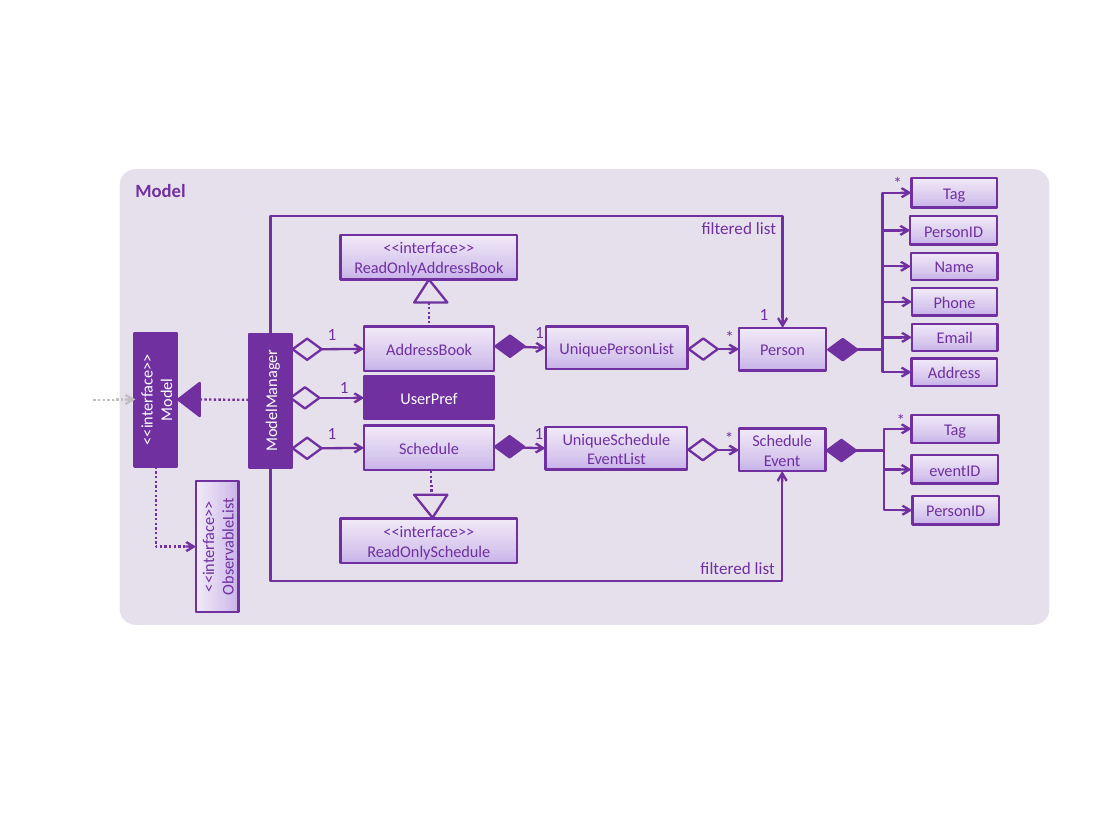
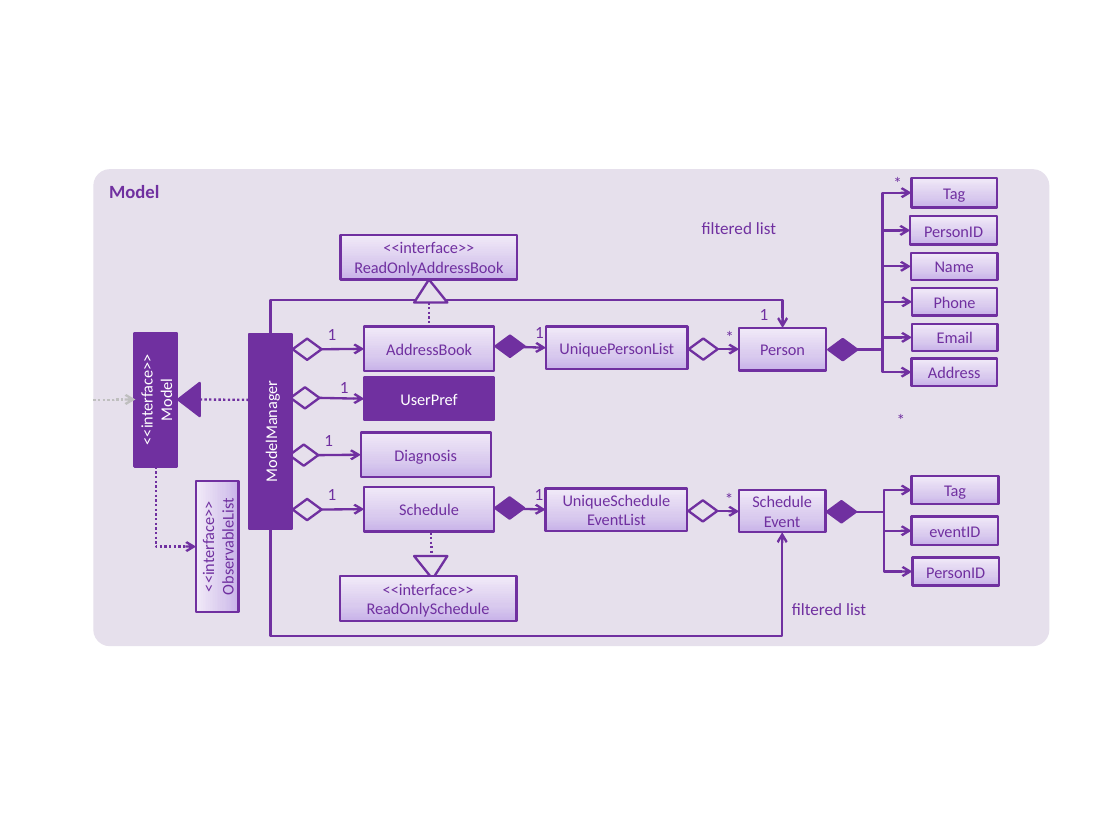
Before and after one commit to shuiherng/main, a slide deck: slide 1 of docs/diagrams/ModelComponentClassDiagram.pptx. Drawn at 1120x840 pixels with LibreOffice and Linux fonts; fonts in the diff are those of the drawing. Boxes give left, top, right and bottom in pixels: in the first picture for what was removed or moved away, otherwise in the second. Text is boxed around its words. In the diff, an @@ line names an element or a change of style, - is before the commit and + after.

```diff
--- a/docs/diagrams/ModelComponentClassDiagram.pptx
+++ b/docs/diagrams/ModelComponentClassDiagram.pptx
@@ rounded rectangle "Model" resized from (x1=120, y1=169, x2=1049, y2=625) to (x1=93, y1=169, x2=1049, y2=646) @@
@@ elbow arrow (271, 334) - (783, 328): route changed @@
@@ rectangle "ModelManager" resized from (x1=250, y1=334, x2=292, y2=468) to (x1=249, y1=334, x2=291, y2=529) @@
@@ diamond added at (x1=289, y1=445, x2=318, y2=466), outline #7030A0 1.5 pt @@
@@ text added at (x1=324, y1=435, x2=333, y2=446), 11 pt, text #7030A0 @@
+1
@@ rectangle added at (x1=361, y1=432, x2=491, y2=477), fill gradient #C9B5E8 to #D8CBEE to #F0EAF9, outline #7030A0 1.5 pt, 10.5 pt, text #7030A0 @@
+Diagnosis
@@ arrow added from (318, 455) to (361, 455), #7030A0 1.5 pt @@
@@ elbow arrow moved from (271, 468) - (782, 472) to (271, 529) - (782, 532) @@
@@ 7 rectangles, 4 diamonds, 4 elbow arrows, 3 texts, 2 arrows, 1 triangle, 1 elbow line moved together from (x1=292, y1=414, x2=999, y2=563) to (x1=292, y1=476, x2=999, y2=622) @@
@@ text "filtered list" moved from (x1=700, y1=562, x2=775, y2=574) to (x1=792, y1=603, x2=866, y2=615) @@
```
Also in this commit, not shown: 4 other files.
